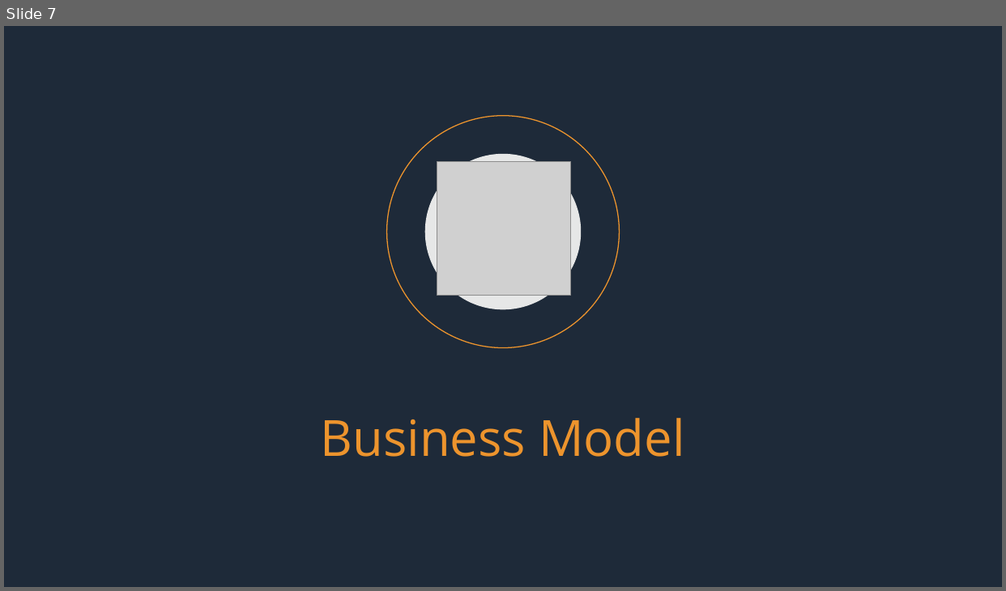
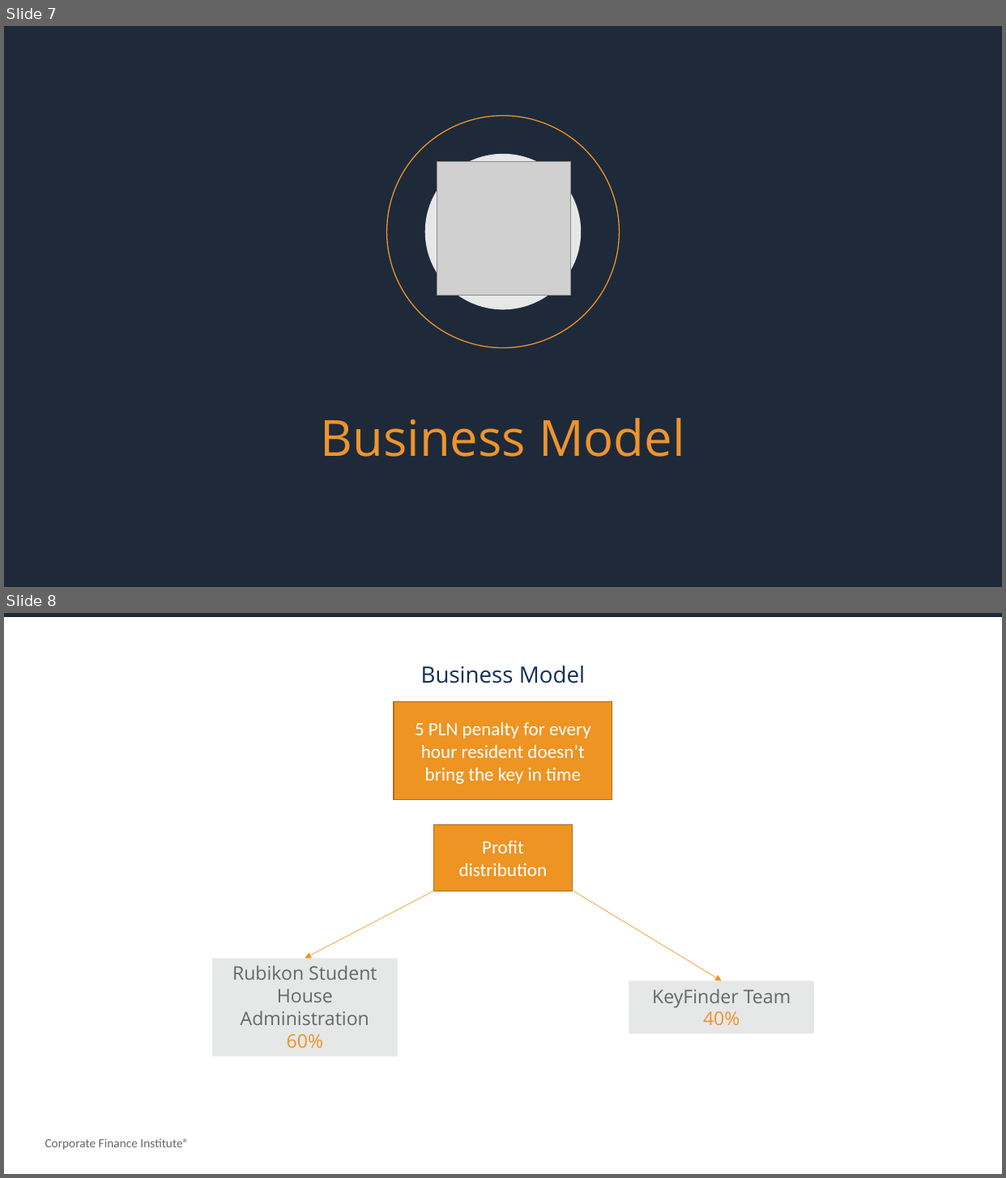
Before and after one commit to eyupbarlas/KeyFinder, a slide deck: Presentation/KeyFinder Proposal.pptx. Shown one above the other, each under a label of ours: slide 7 before the commit, slides 7 and 8 after it. The pictures are 1006x591 and 1006x1178 pixels, drawn with LibreOffice and Linux fonts; fonts in the diff are those of the drawing; grey boxes stand for pictures. Boxes give left, top, right and bottom in pixels: in the first picture for what was removed or moved away, otherwise in the second. Text is boxed around its words. In the diff, an @@ line names an element or a change of style, - is before the commit and + after.

```diff
--- a/Presentation/KeyFinder Proposal.pptx
+++ b/Presentation/KeyFinder Proposal.pptx
@@ slide 8 added at (4, 613, 1002, 1174), background #FFFFFF @@
@@ rectangle added at (4, 613, 1002, 617), fill #1E2A39, outline #1E2A39 1 pt @@
@@ text added at (421, 666, 585, 683), 21.6 pt, text #132E57 @@
+Business Model
@@ rectangle added at (394, 701, 612, 799), fill #ED9423, outline #AF6D1A 1 pt, 18 pt, text #FFFFFF @@
+5 PLN penalty for every hour resident doesn’t bring the key in time
@@ rectangle added at (434, 825, 572, 891), fill #ED9423, outline #AF6D1A 1 pt, 18 pt, text #FFFFFF @@
+Profit distribution
@@ arrow added from (434, 892) to (305, 958), #ED9423 0.5 pt @@
@@ arrow added from (573, 892) to (722, 982), #ED9423 0.5 pt @@
@@ rectangle added at (212, 958, 397, 1056), fill #E6E7E7, 18 pt, text #676767 @@
+Rubikon Student House Administration
+60%
@@ rectangle added at (629, 982, 814, 1034), fill #E6E7E7, 18 pt, text #676767 @@
+KeyFinder Team
+40%
@@ text added at (45, 1139, 189, 1150), 12 pt, text #676767 @@
+Corporate Finance Institute®
```
Also in this commit, not shown: 1 slide changed, 2 other slides added, 1 slide removed.
